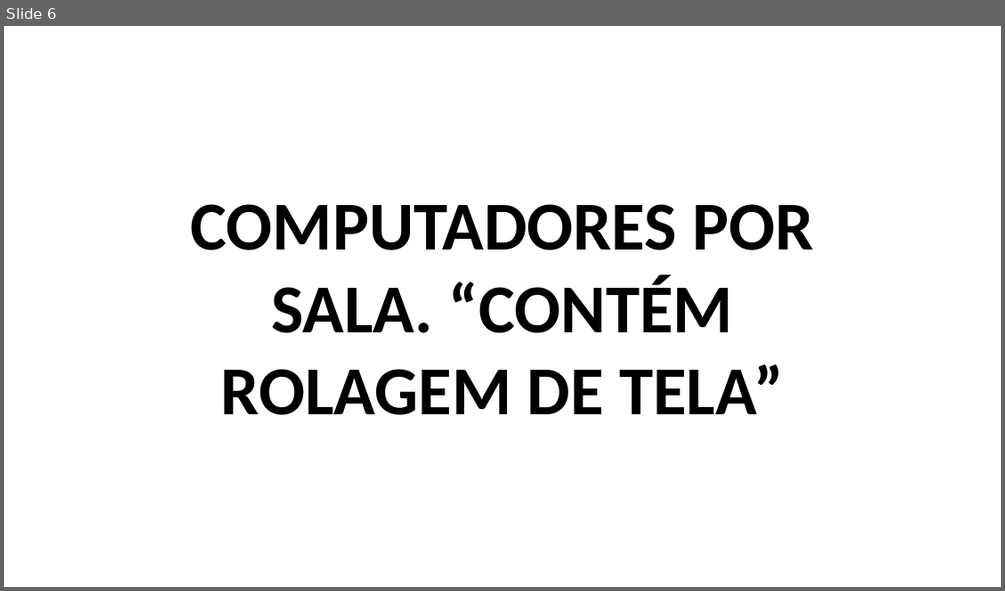
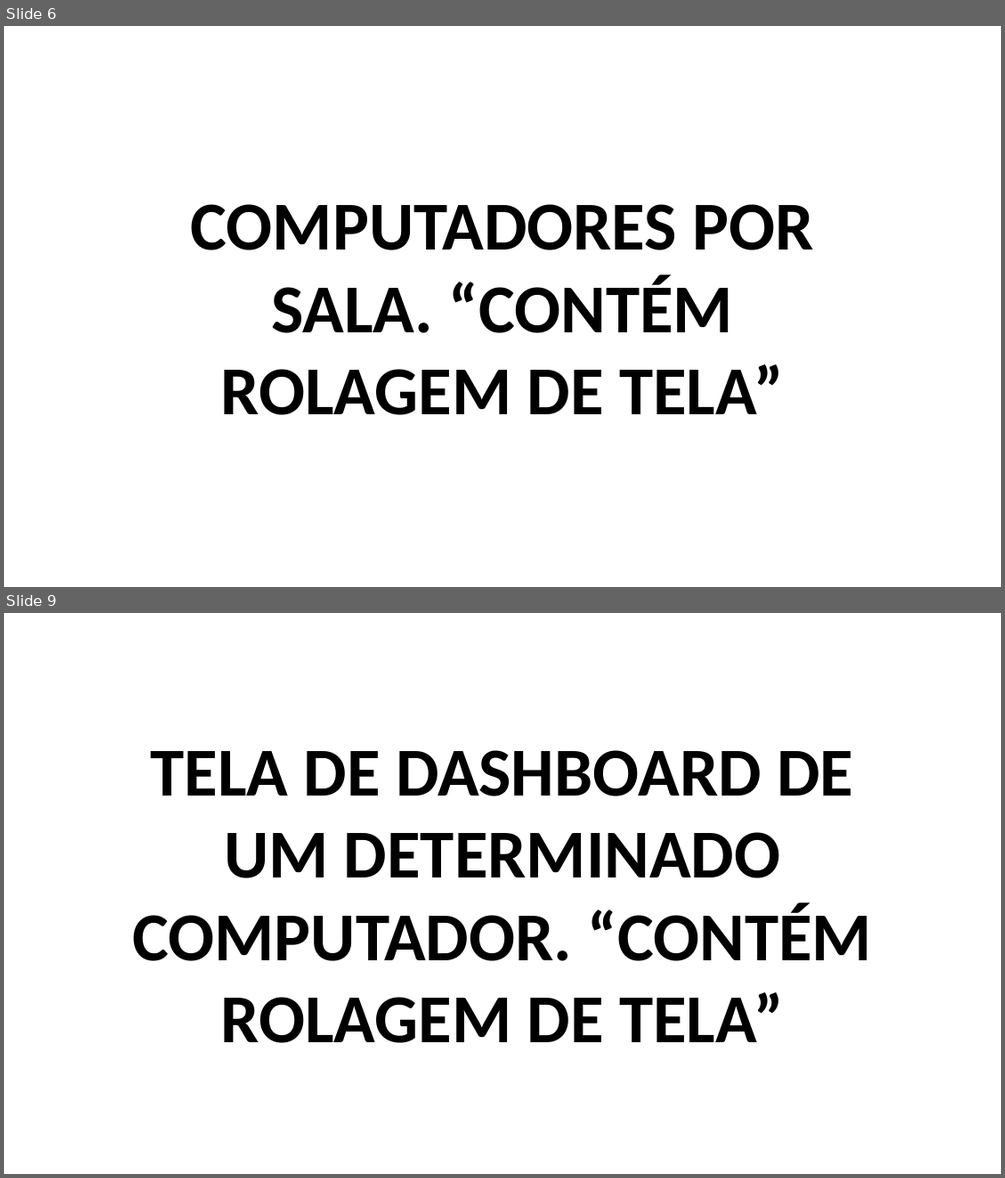
Before and after one commit to BandTec/grupo-04-adsb-20201, a slide deck: Prototipação de Dashboard/Prototipação-de-Tela.pptx. Shown one above the other, each under a label of ours: slide 6 before the commit, slides 6 and 9 after it; the slides between them are not shown. The pictures are 1005x591 and 1005x1178 pixels, drawn with LibreOffice and Linux fonts; fonts in the diff are those of the drawing. Boxes give left, top, right and bottom in pixels: in the first picture for what was removed or moved away, otherwise in the second. Text is boxed around its words. In the diff, an @@ line names an element or a change of style, - is before the commit and + after.

Commit message:
Atualização de prototipação de tela dashboard

```diff
--- a/Prototipação de Dashboard/Prototipação-de-Tela.pptx
+++ b/Prototipação de Dashboard/Prototipação-de-Tela.pptx
@@ slide 9 added at (4, 613, 1001, 1174), background #FFFFFF @@
@@ text added at (132, 750, 872, 1043), 66 pt, text #000000, bold @@
+TELA DE DASHBOARD DE UM DETERMINADO COMPUTADOR. “CONTÉM ROLAGEM DE TELA”
```
Also in this commit, not shown: 3 slides changed, 7 other slides added.
